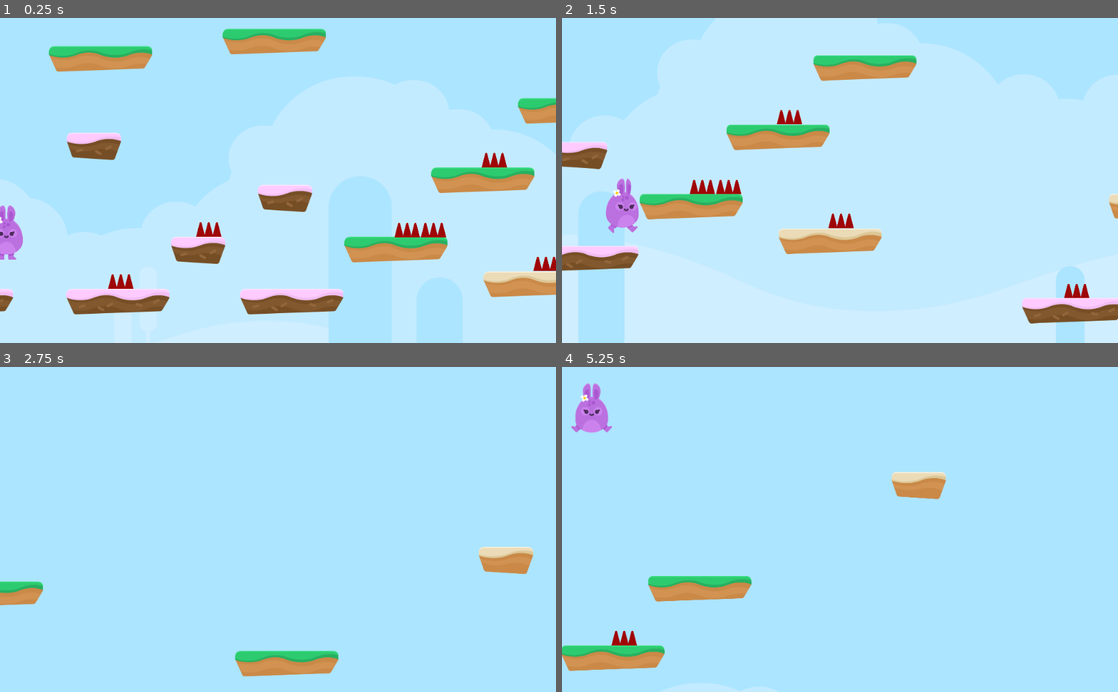
Above: before the commit, frames 1-4 (two rows, left to right).
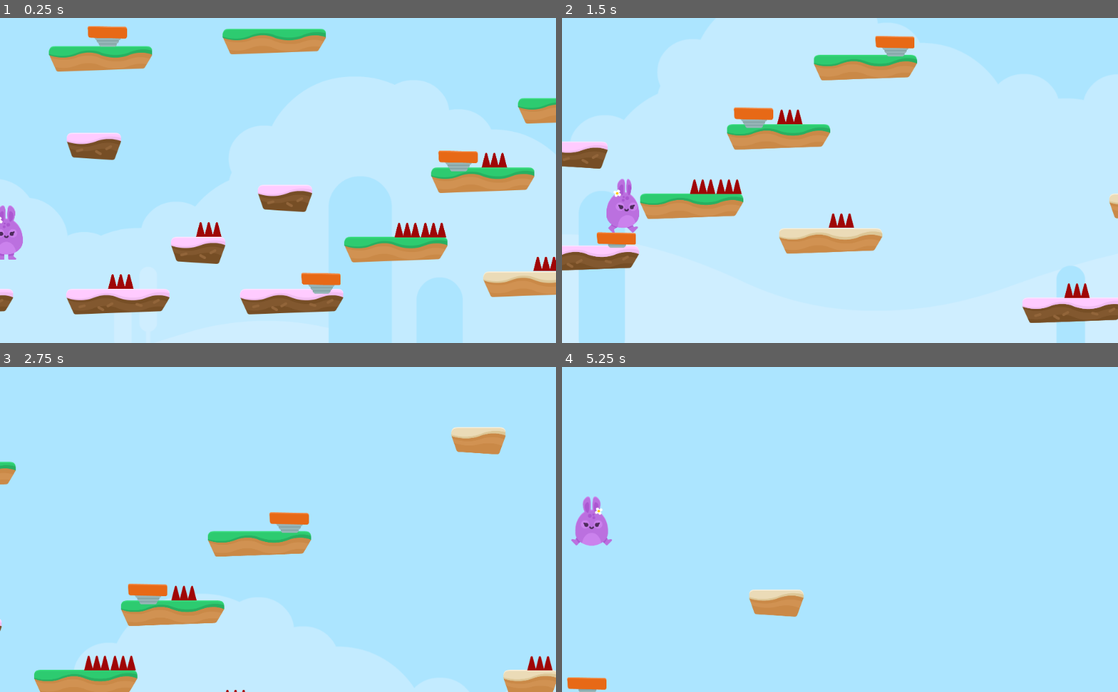
Above: after the commit, the same moments.

Repository: mtsimoni/good_times
Game: Godot game, scene res://levels/Level 1.tscn
Two runs of this game, one before a commit and one after it. Both use one fixed random seed, a clock stepped at 60 frames per second and the inputs below.
Inputs:
- Up to frame 1 (0.25 s): no input
- Up to frame 2 (1.5 s): hold W (jump) 0.53-1.28 s; hold D (right) from 0.53 s (still down); tap W (jump) at 1.35 s
- Up to frame 3 (2.75 s): tap W (jump) at 1.52, 1.82 s; release D (right) at 2.03 s; hold A (left) from 2.03 s (still down); hold W (jump) from 2.03 s (still down)
- Up to frame 4 (5.25 s): release A (left) at 2.78 s; release W (jump) at 2.78 s; hold D (right) 2.78-4.28 s; tap W (jump) at 2.85, 3.02, 3.32, 4.35, 4.52, 4.82 s; hold W (jump) 3.53-4.28 s; hold A (left) 4.28-5.03 s; hold D (right) from 5.03 s (still down); hold W (jump) from 5.03 s (still down)

The runs differ from the first frame. In frame 1, 1.1% of the frame differs, in the area x 15-86%, y 2-85%; in frame 2, 2.0%; in frame 3, 9.2%, in the area x 0-100%, y 18-100%; in frame 4, 5.9%.

Commit message:
Added Jumppads

Diff:
--- a/Player.gd
+++ b/Player.gd
@@ -2,12 +2,14 @@
 
 var motion = Vector2(0,0)
 var lives = 3
+
 
 const SPEED = 1500
 const GRAVITY = 150
 const UP = Vector2(0,-1)
 const JUMP_SPEED = 3500
 const WORLD_LIMIT = 4000
+const BOOST_MULTIPLIER = 1.5
 
 signal animate
 
@@ -35,6 +37,11 @@
 			$AudioStreamPlayer2D.stream = load("res://assets/SFX/jump1.ogg")
 			$AudioStreamPlayer2D.play()
 
+func boost():
+	position.y -= 1
+	yield(get_tree(), "idle_frame")
+	motion.y -= JUMP_SPEED * BOOST_MULTIPLIER
+
 func move():
 	if Input.is_action_pressed("left") and Input.is_action_pressed("right"):
 		motion.x = 0
--- a/Player.tscn
+++ b/Player.tscn
@@ -14,7 +14,7 @@
 
 [node name="Player" type="KinematicBody2D"]
 position = Vector2( 519, 304 )
-collision_mask = 6
+collision_mask = 14
 script = ExtResource( 2 )
 __meta__ = {
 "_edit_group_": true
--- a/items/JumpPad.gd
+++ b/items/JumpPad.gd
@@ -1,6 +1,7 @@
 extends Area2D
 
 
-
 func _on_JumpPad_body_entered(body):
-	pass # Replace with function body.
+	print("body entered")
+	$AnimationPlayer.play("boost")
+	body.boost()
--- a/items/JumpPad.tscn
+++ b/items/JumpPad.tscn
@@ -1,8 +1,9 @@
-[gd_scene load_steps=6 format=2]
+[gd_scene load_steps=8 format=2]
 
 [ext_resource path="res://assets/GFX/Items/spring.png" type="Texture" id=1]
 [ext_resource path="res://assets/GFX/Items/spring_in.png" type="Texture" id=2]
 [ext_resource path="res://items/JumpPad.gd" type="Script" id=3]
+[ext_resource path="res://assets/GFX/Items/spring_out.png" type="Texture" id=4]
 
 [sub_resource type="SpriteFrames" id=1]
 animations = [ {
@@ -10,17 +11,46 @@
 "loop": true,
 "name": "default",
 "speed": 1.5
+}, {
+"frames": [ ExtResource( 2 ), ExtResource( 4 ) ],
+"loop": true,
+"name": "boost",
+"speed": 5.0
 } ]
 
 [sub_resource type="RectangleShape2D" id=2]
 extents = Vector2( 73, 38.5 )
 
+[sub_resource type="Animation" id=3]
+resource_name = "boost"
+length = 2.0
+loop = true
+tracks/0/type = "value"
+tracks/0/path = NodePath("AnimatedSprite:animation")
+tracks/0/interp = 1
+tracks/0/loop_wrap = true
+tracks/0/imported = false
+tracks/0/enabled = true
+tracks/0/keys = {
+"times": PoolRealArray( 0, 1.5, 2 ),
+"transitions": PoolRealArray( 1, 1, 1 ),
+"update": 1,
+"values": [ "boost", "boost", "default" ]
+}
+
 [node name="JumpPad" type="Area2D"]
+collision_layer = 8
 script = ExtResource( 3 )
 
 [node name="AnimatedSprite" type="AnimatedSprite" parent="."]
 frames = SubResource( 1 )
+playing = true
 
 [node name="CollisionShape2D" type="CollisionShape2D" parent="."]
 position = Vector2( 0, 0.5 )
 shape = SubResource( 2 )
+
+[node name="AnimationPlayer" type="AnimationPlayer" parent="."]
+anims/boost = SubResource( 3 )
+
+[connection signal="body_entered" from="." to="." method="_on_JumpPad_body_entered"]
--- a/levels/GameOver.tscn
+++ b/levels/GameOver.tscn
@@ -17,9 +17,6 @@
 anchor_right = 1.0
 anchor_bottom = 1.0
 script = ExtResource( 4 )
-__meta__ = {
-"_edit_use_anchors_": false
-}
 
 [node name="TextureRect" type="TextureRect" parent="."]
 anchor_right = 1.0
--- a/levels/Level 1.tscn
+++ b/levels/Level 1.tscn
@@ -1,9 +1,10 @@
-[gd_scene load_steps=5 format=2]
+[gd_scene load_steps=6 format=2]
 
 [ext_resource path="res://Player.tscn" type="PackedScene" id=1]
 [ext_resource path="res://levels/tileset.tres" type="TileSet" id=2]
 [ext_resource path="res://hazards/SpikeTop.tscn" type="PackedScene" id=3]
 [ext_resource path="res://assets/SFX/Chiptune_Adventures_1.ogg" type="AudioStream" id=4]
+[ext_resource path="res://items/JumpPad.tscn" type="PackedScene" id=5]
 
 [node name="Level 1" type="Node2D"]
 
@@ -52,6 +53,38 @@
 [node name="SpikeTop11" parent="Hazards" instance=ExtResource( 3 )]
 position = Vector2( 3657, 488 )
 
+[node name="jumpads" type="Node" parent="."]
+
+[node name="JumpPad" parent="jumpads" instance=ExtResource( 5 )]
+position = Vector2( 920, -228 )
+
+[node name="JumpPad2" parent="jumpads" instance=ExtResource( 5 )]
+position = Vector2( 1707, 683 )
+
+[node name="JumpPad3" parent="jumpads" instance=ExtResource( 5 )]
+position = Vector2( 2212, 232 )
+
+[node name="JumpPad4" parent="jumpads" instance=ExtResource( 5 )]
+position = Vector2( 2733, -32 )
+
+[node name="JumpPad5" parent="jumpads" instance=ExtResource( 5 )]
+position = Vector2( 3079, 1130 )
+
+[node name="JumpPad6" parent="jumpads" instance=ExtResource( 5 )]
+position = Vector2( 5193, 352 )
+
+[node name="JumpPad7" parent="jumpads" instance=ExtResource( 5 )]
+position = Vector2( 6123, -92 )
+
+[node name="JumpPad8" parent="jumpads" instance=ExtResource( 5 )]
+position = Vector2( 8082, -409 )
+
+[node name="JumpPad9" parent="jumpads" instance=ExtResource( 5 )]
+position = Vector2( 10775, 477 )
+
+[node name="JumpPad10" parent="jumpads" instance=ExtResource( 5 )]
+position = Vector2( 13276, -31 )
+
 [node name="BGM" type="AudioStreamPlayer" parent="."]
 stream = ExtResource( 4 )
 volume_db = -5.0
--- a/project.godot
+++ b/project.godot
@@ -40,6 +40,7 @@
 2d_physics/layer_1="Player"
 2d_physics/layer_2="Terrain"
 2d_physics/layer_3="Hazards"
+2d_physics/layer_4="Items"
 
 [physics]
 
